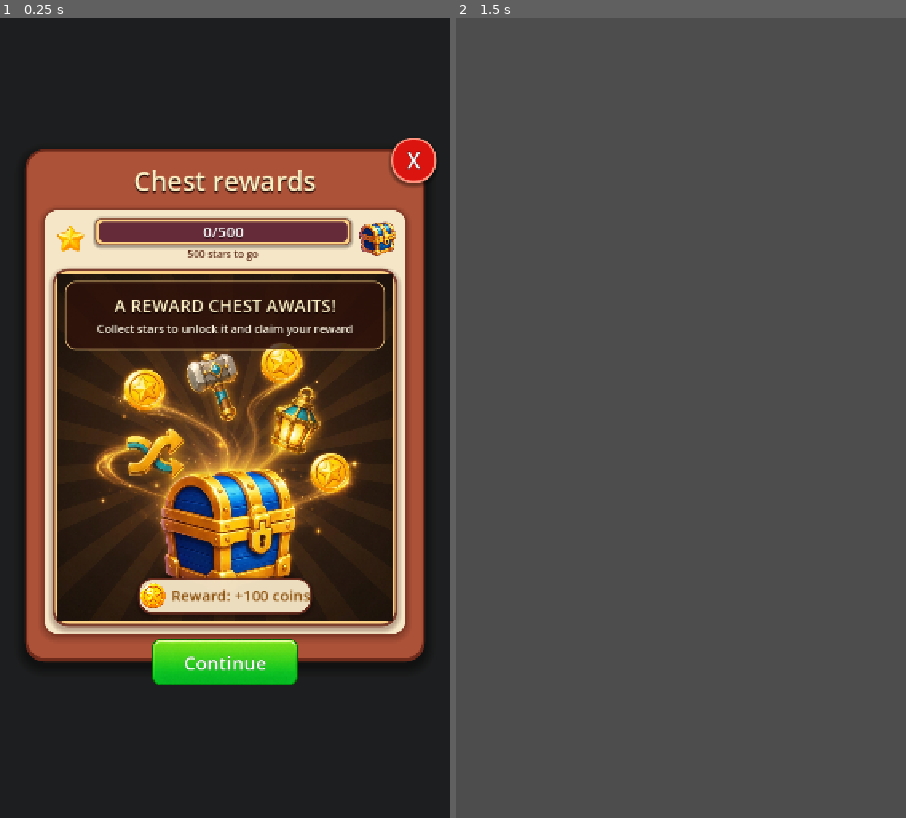
Above: before the commit, frames 1-2 (left to right).
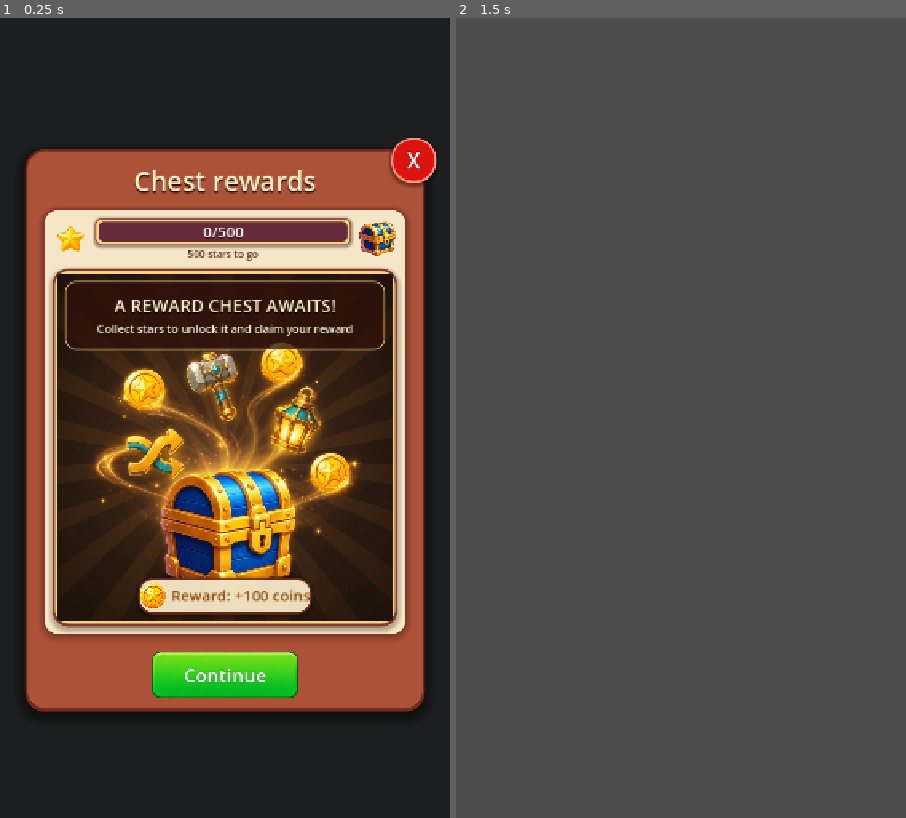
Above: after the commit, the same moments.

Repository: vladeque/sorting-puzzle
Game: Godot game, scene res://scenes/ui/reward_chest_menu.tscn
Same seed, same stepped clock (60 frames per second), same inputs: the game is played once before the commit and once after it. This scene is started directly instead of the project's main scene.
Inputs (mouse positions are in pixels of both pictures, inside the frame that each line leads up to):
- Up to frame 1 (0.25 s): no input
- Up to frame 2 (1.5 s): click "Continue" at 0.5 s; tap Enter at 1.25 s; move the mouse to (780, 378) at 1.27 s; click (780, 378) at 1.42 s

The runs differ from the first frame. In frame 1, 6.6% of the frame differs, in the area x 5-95%, y 32-87%; in frame 2, nothing differs.

Commit message:
reward chest fixes

Diff:
--- /dev/null
+++ b/assets/ui/rounded_texture_clip.gdshader
@@ -0,0 +1,20 @@
+shader_type canvas_item;
+
+uniform vec2 rect_size = vec2(536.0, 559.0);
+uniform float corner_radius : hint_range(0.0, 64.0, 1.0) = 18.0;
+uniform float edge_softness : hint_range(0.5, 4.0, 0.25) = 1.25;
+
+
+void fragment() {
+	vec4 sampled_color = texture(TEXTURE, UV);
+	vec2 pixel_position = UV * rect_size;
+	vec2 half_size = rect_size * 0.5;
+	vec2 corner_distance = abs(pixel_position - half_size) - half_size + vec2(corner_radius);
+	float signed_distance = (
+		length(max(corner_distance, vec2(0.0)))
+		+ min(max(corner_distance.x, corner_distance.y), 0.0)
+		- corner_radius
+	);
+	float rounded_alpha = 1.0 - smoothstep(-edge_softness, edge_softness, signed_distance);
+	COLOR = vec4(sampled_color.rgb, sampled_color.a * rounded_alpha);
+}
--- a/scenes/ui/reward_chest_menu.tscn
+++ b/scenes/ui/reward_chest_menu.tscn
@@ -7,6 +7,7 @@
 [ext_resource type="Texture2D" uid="uid://brf3b72bksb8e" path="res://assets/ui/main_menu_reward_chest.png" id="5_chest"]
 [ext_resource type="Texture2D" uid="uid://borxe8m7bwoqf" path="res://assets/ui/level_button_blank_new.png" id="6_continue_button"]
 [ext_resource type="Script" uid="uid://bxx8loq0o6syr" path="res://scripts/press_scale_button.gd" id="7_press_scale_button"]
+[ext_resource type="Shader" path="res://assets/ui/rounded_texture_clip.gdshader" id="8_rounded_texture"]
 
 [sub_resource type="StyleBoxFlat" id="StyleBoxFlat_outer_panel"]
 bg_color = Color(0.67, 0.32, 0.22, 1)
@@ -151,6 +152,12 @@
 [sub_resource type="StyleBoxTexture" id="StyleBoxTexture_continue_button"]
 texture = ExtResource("6_continue_button")
 
+[sub_resource type="ShaderMaterial" id="ShaderMaterial_rounded_image"]
+shader = ExtResource("8_rounded_texture")
+shader_parameter/rect_size = Vector2(536, 559)
+shader_parameter/corner_radius = 18.0
+shader_parameter/edge_softness = 1.25
+
 [node name="RewardChestMenu" type="Control" unique_id=1443664996]
 layout_mode = 3
 anchors_preset = 15
@@ -179,7 +186,7 @@
 offset_left = -320.0
 offset_top = -430.0
 offset_right = 320.0
-offset_bottom = 390.0
+offset_bottom = 470.0
 grow_horizontal = 2
 grow_vertical = 2
 theme_override_styles/panel = SubResource("StyleBoxFlat_outer_panel")
@@ -234,7 +241,7 @@
 offset_left = 28.0
 offset_top = 94.0
 offset_right = -28.0
-offset_bottom = -40.0
+offset_bottom = -120.0
 grow_horizontal = 2
 grow_vertical = 2
 theme_override_styles/panel = SubResource("StyleBoxFlat_inner_panel")
@@ -335,6 +342,7 @@
 theme_override_styles/panel = SubResource("StyleBoxFlat_image_frame")
 
 [node name="Illustration" type="TextureRect" parent="RewardChestPanel/InnerPanel/ContentStack/ChestStage" unique_id=1050465645]
+material = SubResource("ShaderMaterial_rounded_image")
 layout_mode = 1
 anchors_preset = 15
 anchor_right = 1.0
@@ -443,9 +451,9 @@
 anchor_right = 0.5
 anchor_bottom = 1.0
 offset_left = -120.0
-offset_top = -40.0
+offset_top = -100.0
 offset_right = 120.0
-offset_bottom = 42.0
+offset_bottom = -18.0
 grow_horizontal = 2
 grow_vertical = 0
 focus_mode = 0
